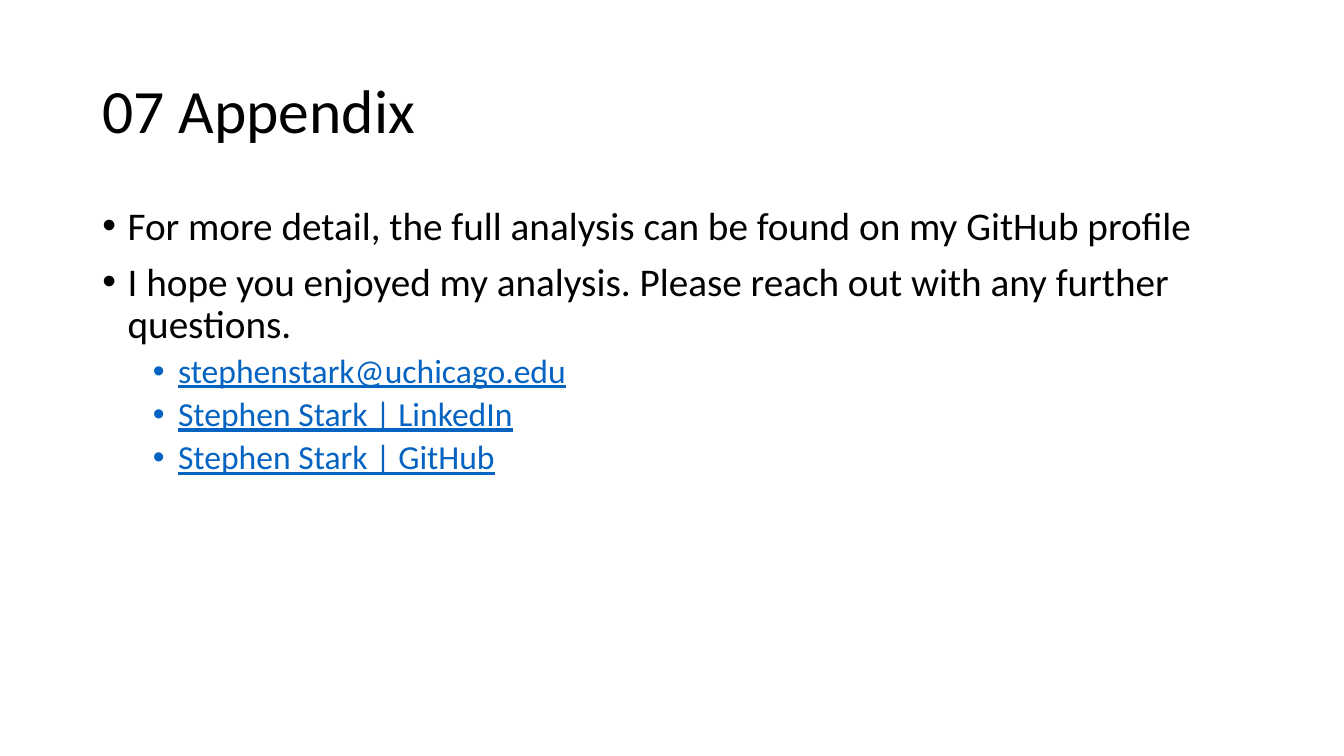
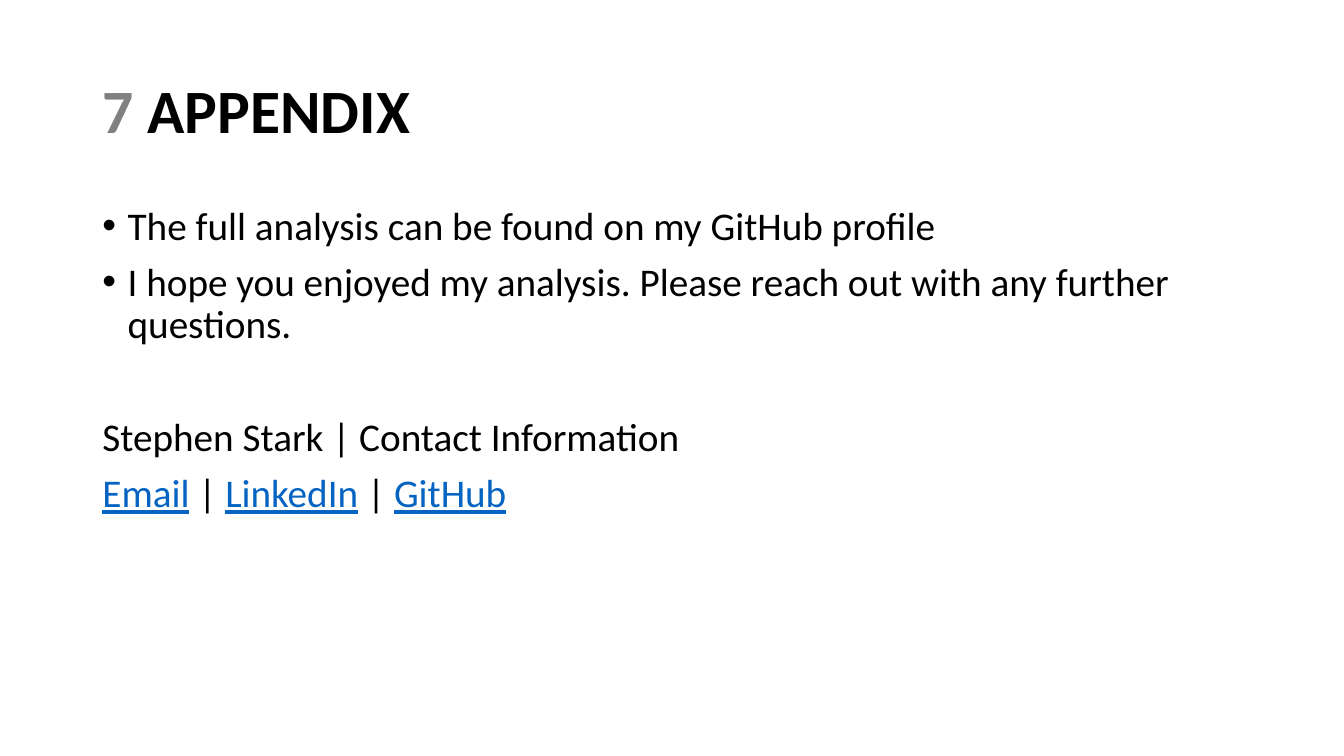
Before and after one commit to sstarkjr/PM_MarketAnalysis, a slide deck: slide 16 of Stephen_Stark_Analysis.pptx. Drawn at 1344x756 pixels with LibreOffice and Linux fonts; fonts in the diff are those of the drawing. Boxes give left, top, right and bottom in pixels: in the first picture for what was removed or moved away, otherwise in the second. Text is boxed around its words. In the diff, an @@ line names an element or a change of style, - is before the commit and + after.

```diff
--- a/Stephen_Stark_Analysis.pptx
+++ b/Stephen_Stark_Analysis.pptx
@@ title at [102, 93, 410, 133]: text changed; bold on @@
-07 Appendix
+7 APPENDIX
@@ text at [128, 212, 935, 247]: text changed @@
-• For more detail, the full analysis can be found on my GitHub profile
+• The full analysis can be found on my GitHub profile
@@ text at [102, 423, 679, 514]: text changed; size 24 to 28 pt; text colour #0563C1 to #000000 @@
-  • stephenstark@uchicago.edu
-  • Stephen Stark | LinkedIn
-  • Stephen Stark | GitHub
+Stephen Stark | Contact Information
+Email | LinkedIn | GitHub
```
Also in this commit, not shown: 11 other slides changed, 2 slides added, 1 slide removed, 3 other files.
